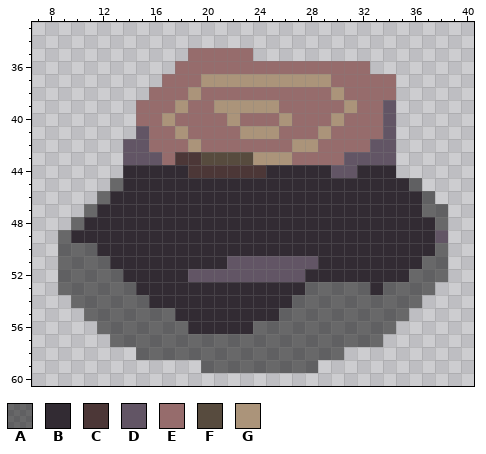
Pixel-art file, stored at resources/asesprite/nodes/tree_stump.aseprite. That is the earlier state.
48x72 pixels, 1 frame. Shown: x 7..40, y 33..60.
Visible layers, top first: "shadow" opacity 49%, "top", "south", "west".
Palette (. is transparent): A #0000007e  B #322b33  C #4c3737  D #625565  E #966c6c  F #574b3e  G #ab947a
Pixels before, first column x 9:
35 ..........EEEEE...............
36 .........EEEEEEEEEEEEEEE......
37 ........EEEGGGGGGGGGGEEEEE....
38 .......EEEGEEEEEEEEEEGEEEE....
39 ......EEEGEEGGGGGEEEEEGEED....
40 ......EEGEEEEGEEEGEEEGEEED....
41 ......DEEGEEEEGGGEEEGEEEED....
42 .....DDEEEGEEEEEEEGGEEEEDD....
43 .....DDDECCFFFFGGGEEEEDDDD....
44 .....BBBBBCCCCCCBBBBBDDBBB....
45 ....ABBBBBBBBBBBBBBBBBBBBBBA..
46 ...ABBBBBBBBBBBBBBBBBBBBBBBBA.
47 ..ABBBBBBBBBBBBBBBBBBBBBBBBBAA
48 .ABBBBBBBBBBBBBBBBBBBBBBBBBBBA
49 ABBBBBBBBBBBBBBBBBBBBBBBBBBBBD
50 AAABBBBBBBBBBBBBBBBBBBBBBBBBBA
51 AAAABBBBBBBBBDDDDDDDBBBBBBBBAA
52 AAAAABBBBBDDDDDDDDDBBBBBBBBAAA
53 AAAAAABBBBBBBBBBBBBAAAAABAAAA.
54 .AAAAAABBBBBBBBBBBAAAAAAAAAA..
55 ..AAAAAAABBBBBBBBAAAAAAAAAA...
56 ...AAAAAAABBBBBAAAAAAAAAAA....
57 ....AAAAAAAAAAAAAAAAAAAAA.....
58 ......AAAAAAAAAAAAAAAA........
59 ...........AAAAAAAAA..........
After the commit:
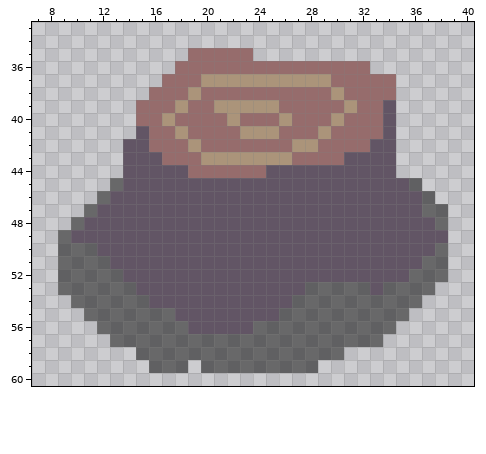
Edits made:
Changed rows in their new state; - is an unchanged pixel.
first column x 10:
43 --------EEGGGG--------------
44 ----DDDDDEEEEEEDDDDD--DDD---
45 ----DDDDDDDDDDDDDDDDDDDDDD--
46 ---DDDDDDDDDDDDDDDDDDDDDDDD-
47 --DDDDDDDDDDDDDDDDDDDDDDDDD-
48 -DDDDDDDDDDDDDDDDDDDDDDDDDDD
49 DDDDDDDDDDDDDDDDDDDDDDDDDDDD
50 --DDDDDDDDDDDDDDDDDDDDDDDDDD
51 ---DDDDDDDDD-------DDDDDDDD-
52 ----DDDDD---------DDDDDDDD--
53 -----DDDDDDDDDDDDD-----D----
54 ------DDDDDDDDDDD-----------
55 --------DDDDDDDD------------
56 ---------DDDDD--------------
59 ------AAA-------------------
Changed places in both pictures, as pixel boxes (x1, y1, x2, y2):
changed: (71, 152, 435, 373)
